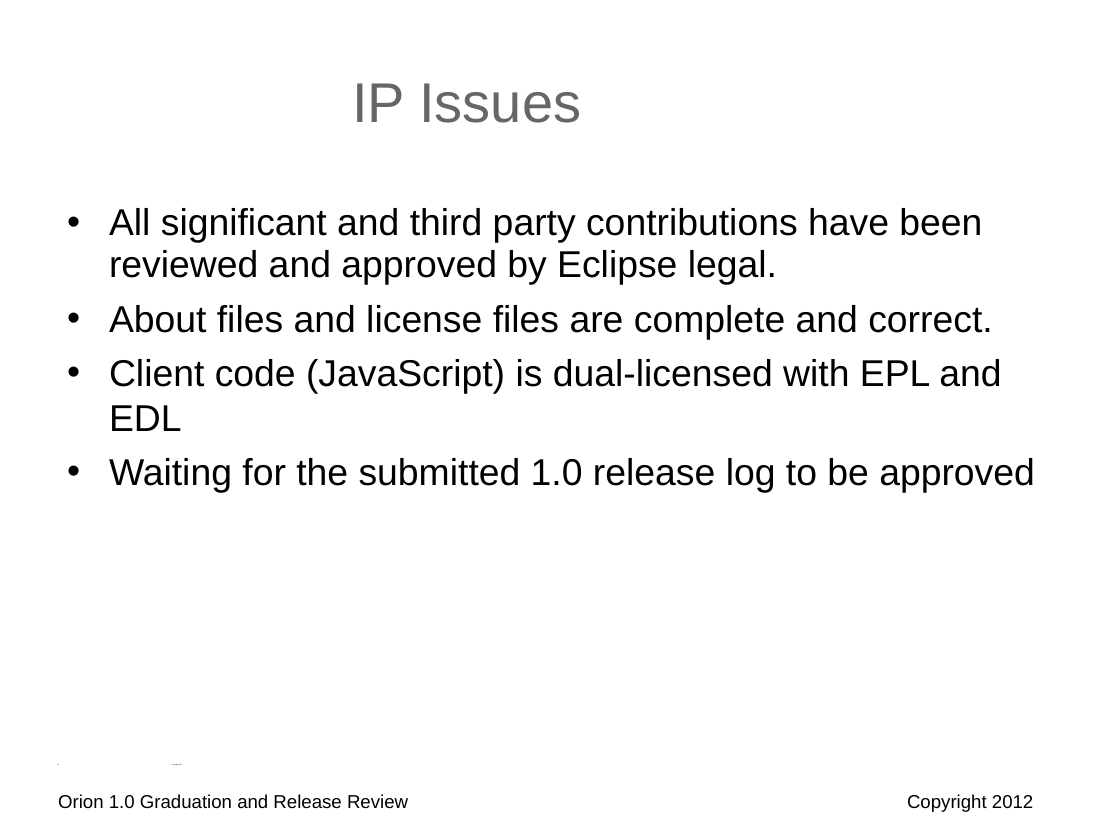
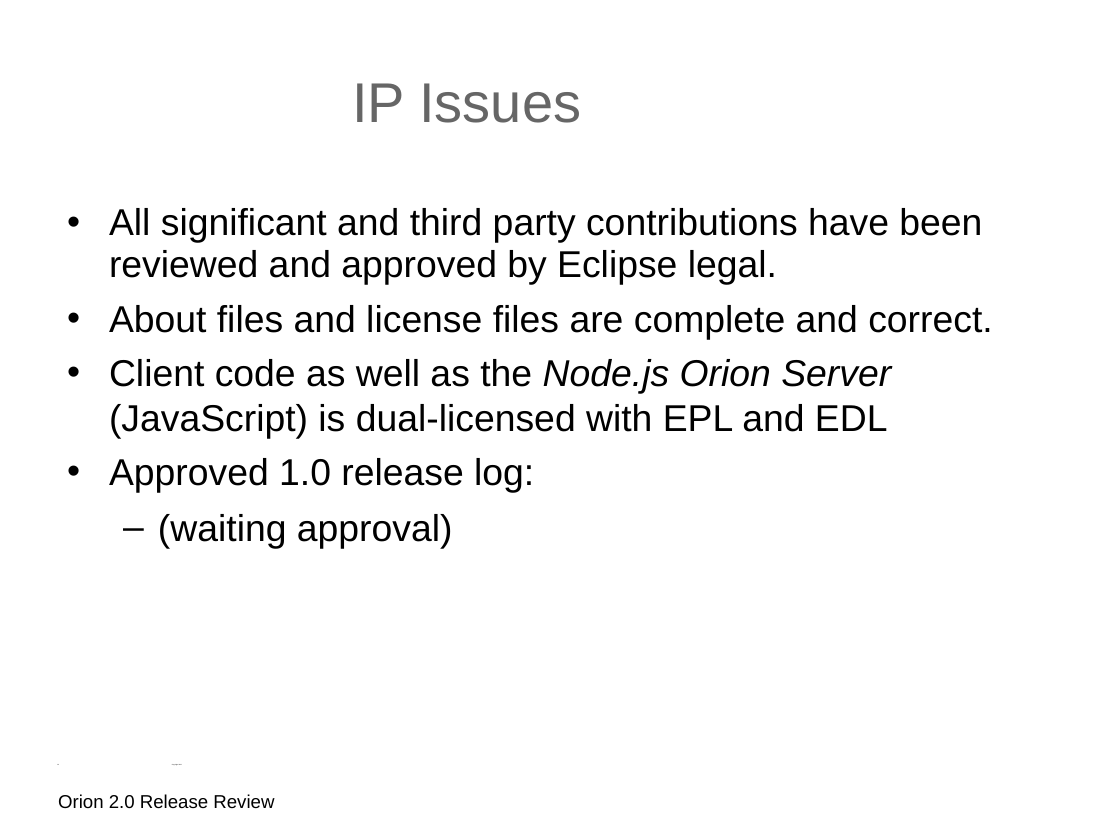
Before and after one commit to eclipse-archived/orion, a slide deck: slide 13 of reviews/orion-2-0-release-review.odp (slide 24 before the commit). Drawn at 1120x840 pixels with LibreOffice and Linux fonts; fonts in the diff are those of the drawing; background and template pictures are left out. Boxes give left, top, right and bottom in pixels: in the first picture for what was removed or moved away, otherwise in the second. Text is boxed around its words. In the diff, an @@ line names an element or a change of style, - is before the commit and + after.

Commit message:
Updating 2.0 Review Slides

```diff
--- a/reviews/orion-2-0-release-review.odp
+++ b/reviews/orion-2-0-release-review.odp
@@ text at box(109, 359, 891, 548): text changed @@
-• Client code (JavaScript) is dual-licensed with EPL and EDL
-• Waiting for the submitted 1.0 release log to be approved
+• Client code as well as the Node.js Orion Server (JavaScript) is dual-licensed with EPL and EDL
+• Approved 1.0 release log:
+  – (waiting approval)
@@ text at box(58, 794, 274, 809): text changed @@
-Orion 1.0 Graduation and Release Review
+Orion 2.0 Release Review
@@ text removed at box(907, 794, 1033, 812) @@
-Copyright 2012
```
Also in this commit, not shown: 9 other slides changed, 4 slides added, 15 slides removed, 1 other file.
